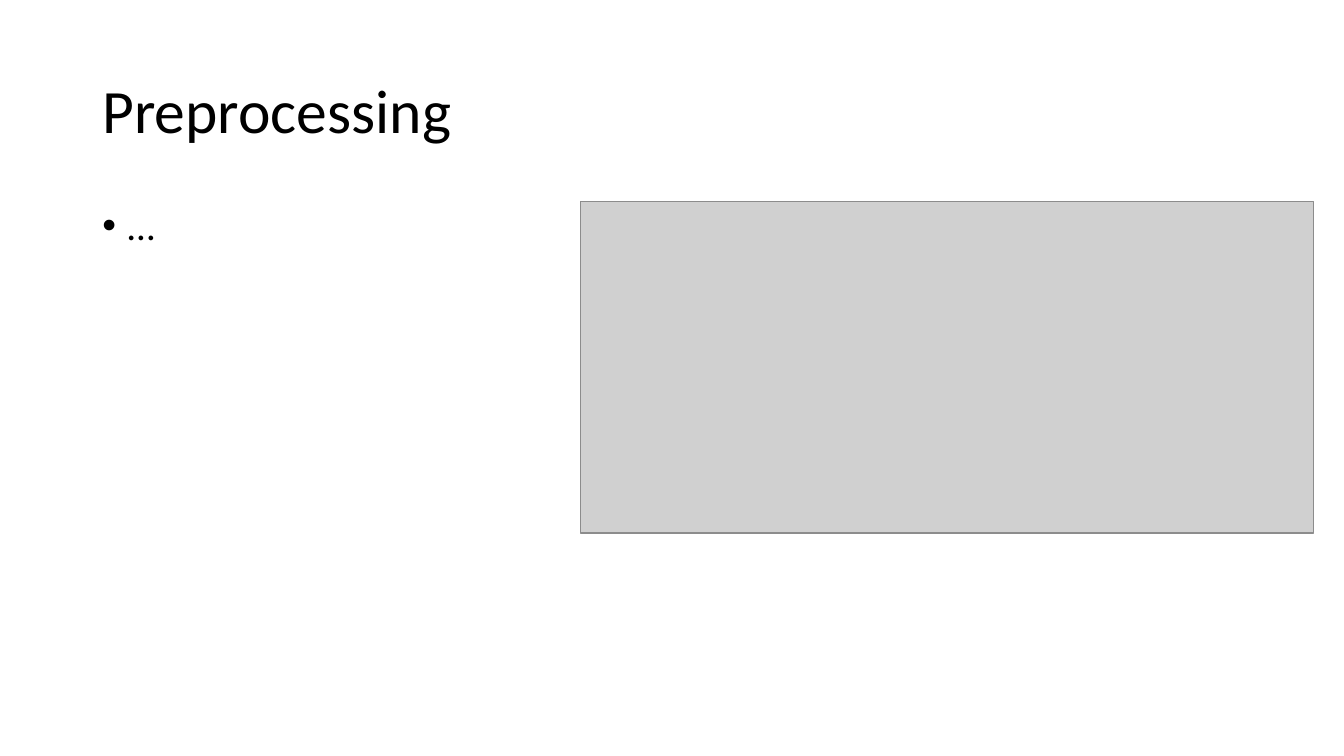
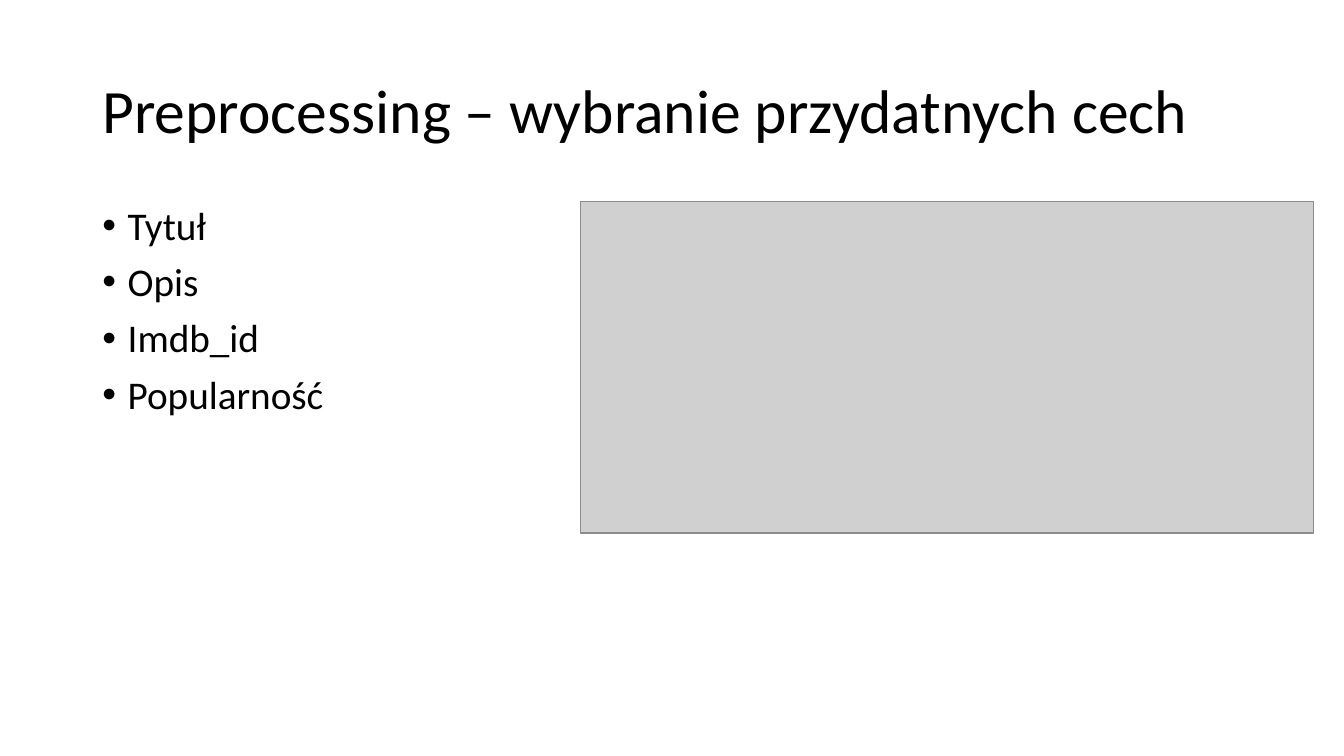
Before and after one commit to pgarwol/MovieRecommender, a slide deck: slide 6 of RekomendacjaFilmu.pptx (slide 7 before the commit). Drawn at 1344x756 pixels with LibreOffice and Linux fonts; fonts in the diff are those of the drawing; grey boxes stand for pictures. Boxes give left, top, right and bottom in pixels: in the first picture for what was removed or moved away, otherwise in the second. Text is boxed around its words. In the diff, an @@ line names an element or a change of style, - is before the commit and + after.

```diff
--- a/RekomendacjaFilmu.pptx
+++ b/RekomendacjaFilmu.pptx
@@ title at <box>102,90,1187,144</box>: text changed @@
-Preprocessing
+Preprocessing – wybranie przydatnych cech
@@ text at <box>128,212,324,416</box>: text changed @@
-• …
+• Tytuł
+• Opis
+• Imdb_id
+• Popularność
```
Also in this commit, not shown: 7 other slides changed, 6 slides added, 7 slides removed.
